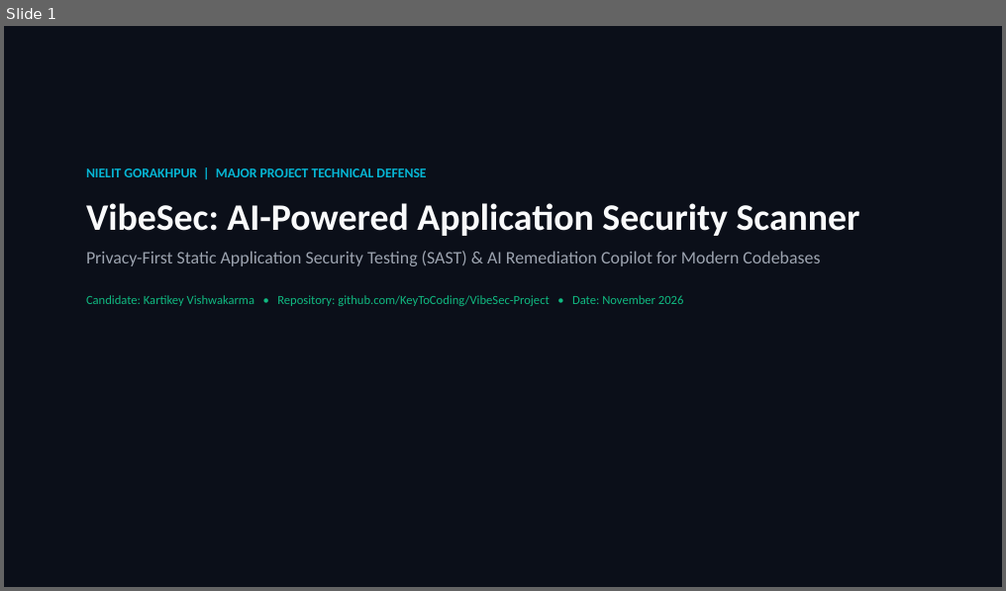
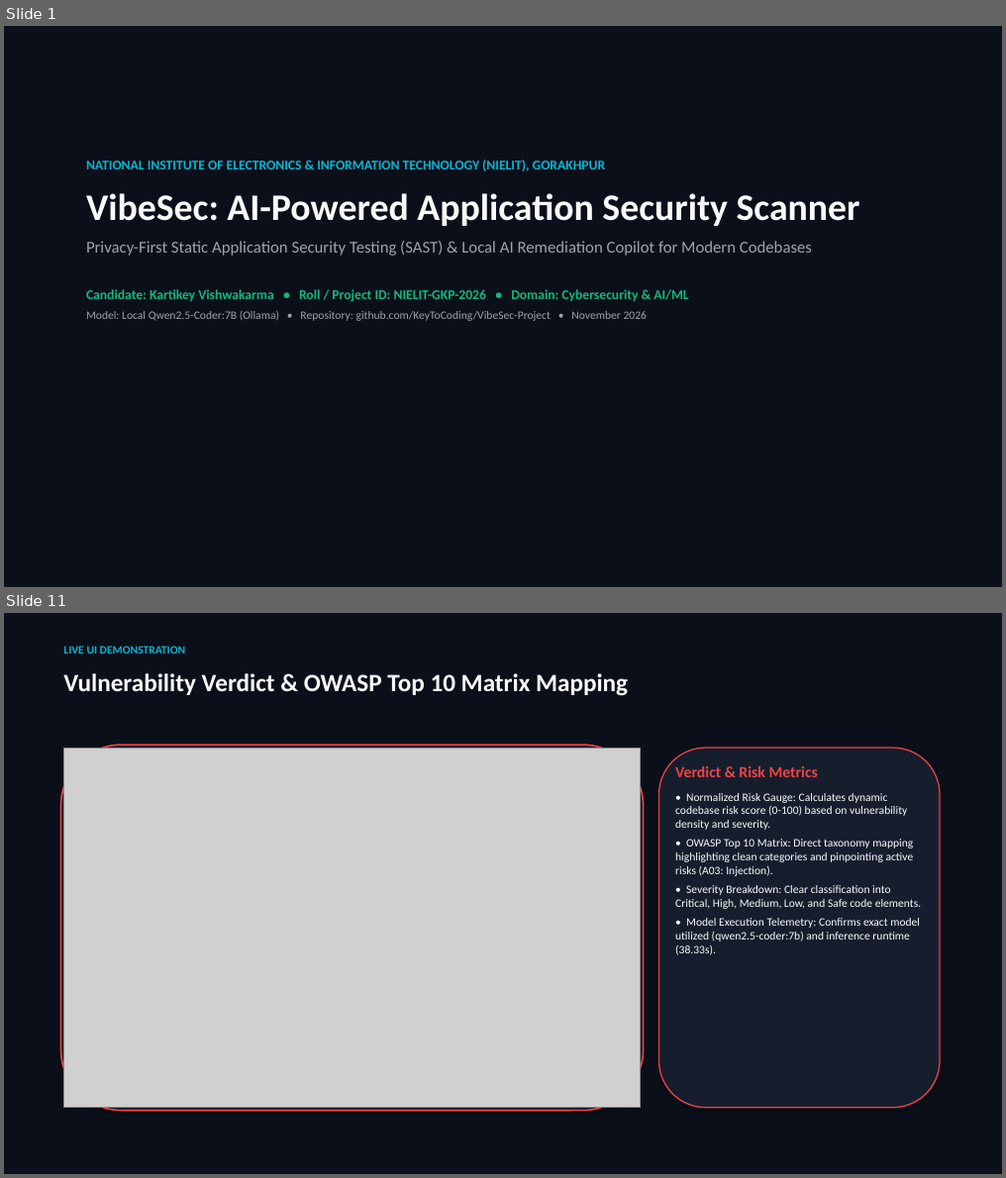
Before and after one commit to KeyToCoding/VibeSec-Project, a slide deck: docs/VibeSec_Final_Project_Presentation.pptx. Shown one above the other, each under a label of ours: slide 1 before the commit, slides 1 and 11 after it; the slides between them are not shown. The pictures are 1006x591 and 1006x1178 pixels, drawn with LibreOffice and Linux fonts; fonts in the diff are those of the drawing; grey boxes stand for pictures. Boxes give left, top, right and bottom in pixels: in the first picture for what was removed or moved away, otherwise in the second. Text is boxed around its words. In the diff, an @@ line names an element or a change of style, - is before the commit and + after.

```diff
--- a/docs/VibeSec_Final_Project_Presentation.pptx
+++ b/docs/VibeSec_Final_Project_Presentation.pptx
@@ slide 11 added at [4,613,1002,1174], background #FFFFFF @@
@@ rectangle added at [4,613,1002,1174], fill #0B0F19 @@
@@ text added at [63,646,185,654], 11 pt, text #06B6D4, bold @@
+LIVE UI DEMONSTRATION
@@ text added at [63,673,628,696], 24 pt, text #F9FAFB, bold @@
+Vulnerability Verdict & OWASP Top 10 Matrix Mapping
@@ rounded rectangle added at [60,745,644,1111], fill #161E2E, outline #EF4444 1.5 pt @@
@@ picture added at [63,748,641,1108] @@
@@ rounded rectangle added at [659,748,940,1108], fill #161E2E, outline #EF4444 1.2 pt @@
@@ text added at [675,766,921,956], 11 pt, text #F9FAFB @@
+Verdict & Risk Metrics
+• Normalized Risk Gauge: Calculates dynamic codebase risk score (0-100) based on vulnerability density and severity.
+• OWASP Top 10 Matrix: Direct taxonomy mapping highlighting clean categories and pinpointing active risks (A03: Injection).
+• Severity Breakdown: Clear classification into Critical, High, Medium, Low, and Safe code elements.
+• Model Execution Telemetry: Confirms exact model utilized (qwen2.5-coder:7b) and inference runtime (38.33s).
@@ slide 1 changed as well @@
@@ text "NATIONAL INSTITUTE OF ELECTRONICS & ...": place and size @@
-text "NATIONAL INSTITUTE OF ELECTRONICS & ..." at [86,169,860,306]
+text "NATIONAL INSTITUTE OF ELECTRONICS & ..." at [86,160,860,321]
@@ text at [86,160,606,172]: text changed @@
-NIELIT GORAKHPUR | MAJOR PROJECT TECHNICAL DEFENSE
+NATIONAL INSTITUTE OF ELECTRONICS & INFORMATION TECHNOLOGY (NIELIT), GORAKHPUR
@@ text at [86,241,812,321]: text changed; size 12 to 11 pt; text colour #10B981 to #9CA3AF @@
-Privacy-First Static Application Security Testing (SAST) & AI Remediation Copilot for Modern Codebases
-Candidate: Kartikey Vishwakarma • Repository: github.com/KeyToCoding/VibeSec-Project • Date: November 2026
+Privacy-First Static Application Security Testing (SAST) & Local AI Remediation Copilot for Modern Codebases
+Candidate: Kartikey Vishwakarma • Roll / Project ID: NIELIT-GKP-2026 • Domain: Cybersecurity & AI/ML
+Model: Local Qwen2.5-Coder:7B (Ollama) • Repository: github.com/KeyToCoding/VibeSec-Project • November 2026
```
Also in this commit, not shown: 3 other slides changed, 13 other slides added, 11 slides removed, 34 other files.
